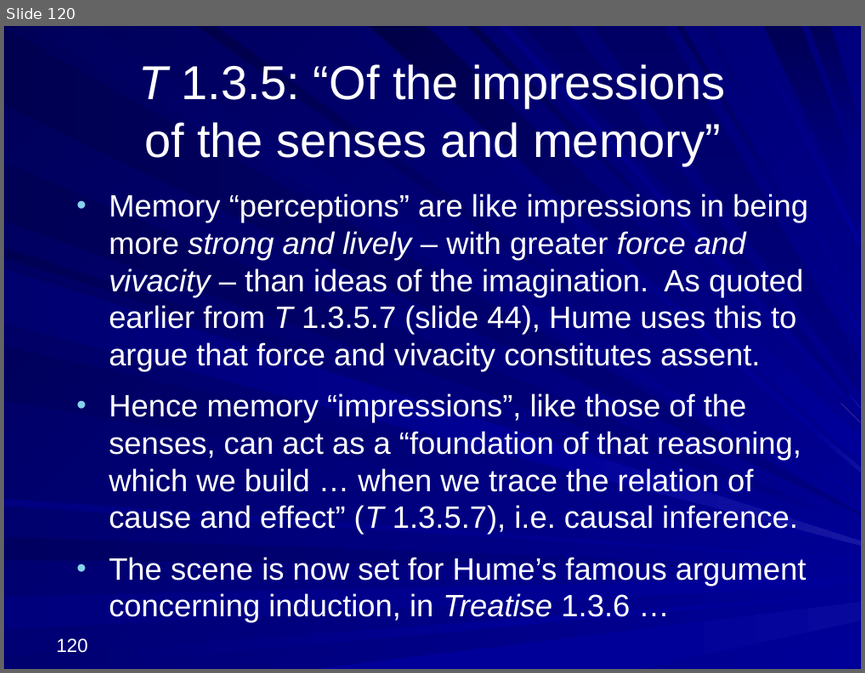
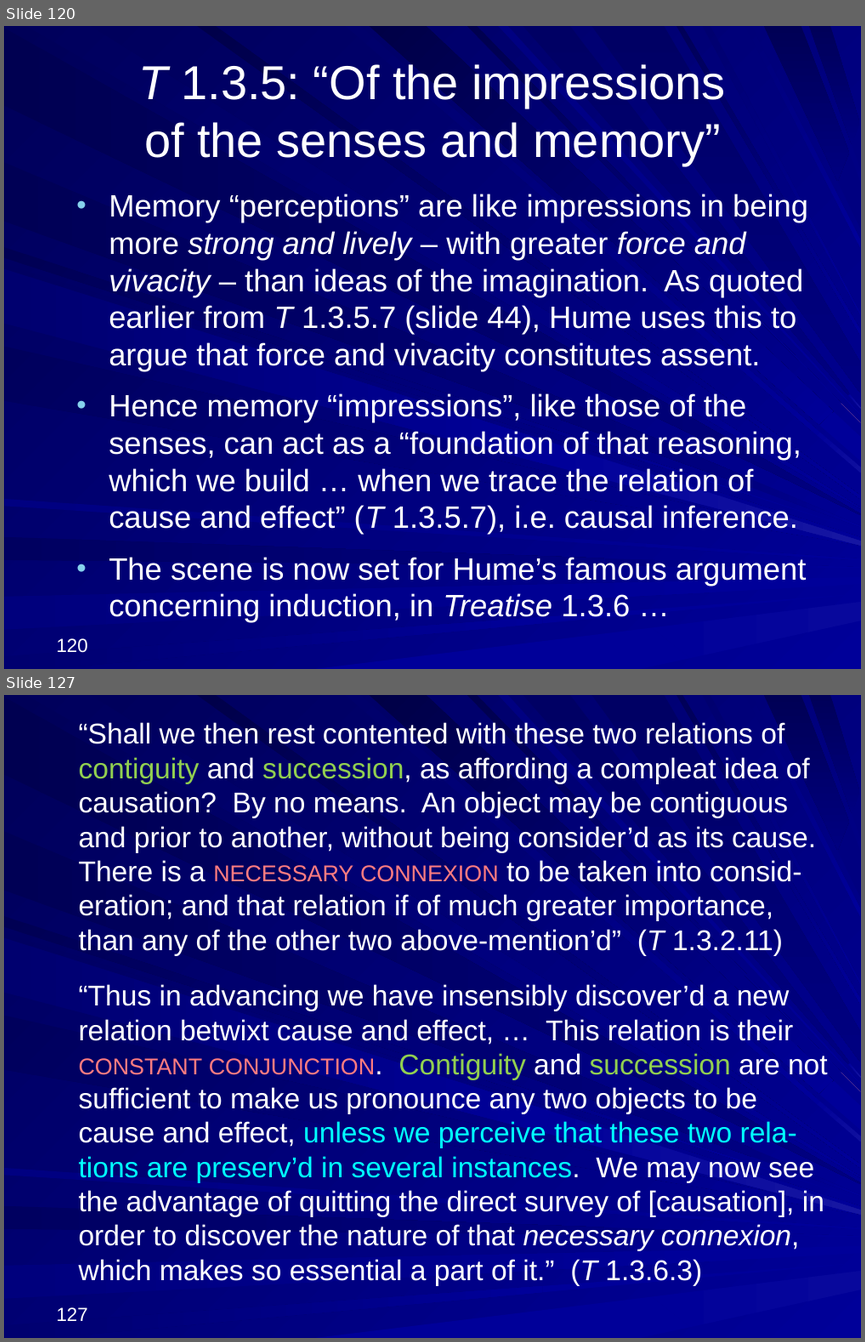
Before and after one commit to englishphilosophy/hume-texts-online, a slide deck: teaching/lectures/2024_Hume_MT_current.pptx. Shown one above the other, each under a label of ours: slide 120 before the commit, slides 120 and 127 after it; the slides between them are not shown. The pictures are 865x673 and 865x1342 pixels, drawn with LibreOffice and Linux fonts; fonts in the diff are those of the drawing. Boxes give left, top, right and bottom in pixels: in the first picture for what was removed or moved away, otherwise in the second. Text is boxed around its words. In the diff, an @@ line names an element or a change of style, - is before the commit and + after.

```diff
--- a/teaching/lectures/2024_Hume_MT_current.pptx
+++ b/teaching/lectures/2024_Hume_MT_current.pptx
@@ slide 127 added at (4,695,861,1338), background gradient #000078 to #000099; not listed: 37 template elements that a slide beside it also shows @@
@@ text added at (79,722,828,1286), 24 pt, text #FFFFFF @@
+“Shall we then rest contented with these two relations of contiguity and succession, as affording a compleat idea of causation? By no means. An object may be contiguous and prior to another, without being consider’d as its cause. There is a necessary connexion to be taken into consid-eration; and that relation if of much greater importance, than any of the other two above-mention’d” (T 1.3.2.11)
+“Thus in advancing we have insensibly discover’d a new relation betwixt cause and effect, … This relation is their constant conjunction. Contiguity and succession are not sufficient to make us pronounce any two objects to be cause and effect, unless we perceive that these two rela-tions are preserv’d in several instances. We may now see the advantage of quitting the direct survey of [causation], in order to discover the nature of that necessary connexion, which makes so essential a part of it.” (T 1.3.6.3)
@@ page number added at (57,1307,88,1321), 16 pt, text #FFFFFF @@
+127
```
Also in this commit, not shown: 41 other slides added, 5 other files.
